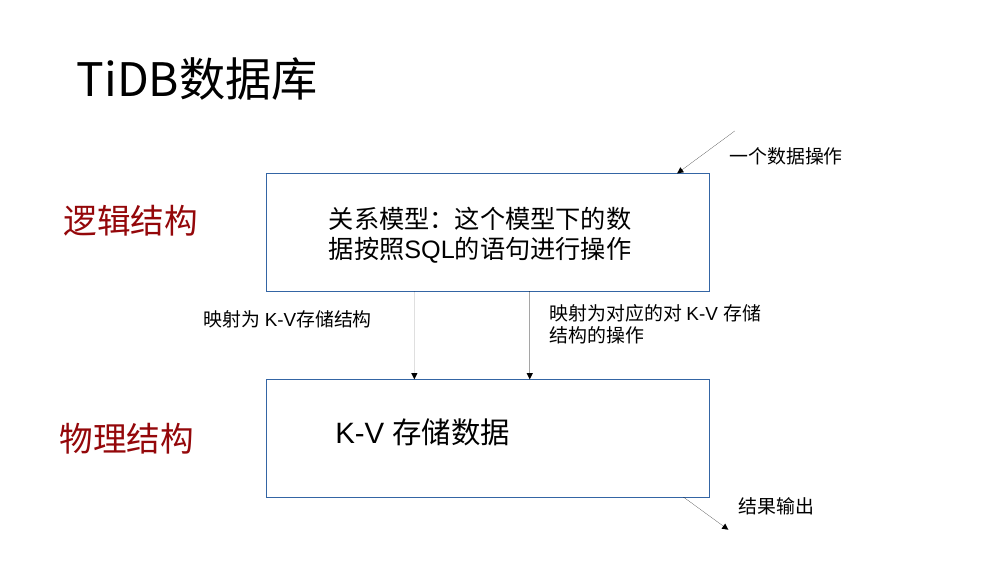
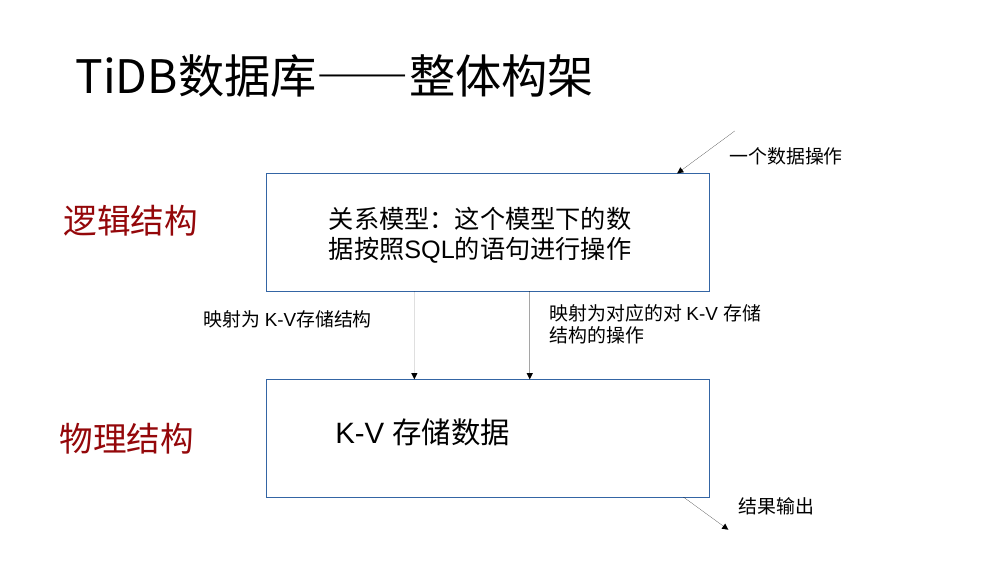
Before and after one commit to Doris404/Study-paper-channel, a slide deck: slide 5 of Chai' project/study material/notes/TiDB项目.pptx (slide 3 before the commit). Drawn at 1008x567 pixels with LibreOffice and Linux fonts; fonts in the diff are those of the drawing. Boxes give left, top, right and bottom in pixels: in the first picture for what was removed or moved away, otherwise in the second. Text is boxed around its words. In the diff, an @@ line names an element or a change of style, - is before the commit and + after.

```diff
--- a/Chai' project/study material/notes/TiDB项目.pptx
+++ b/Chai' project/study material/notes/TiDB项目.pptx
@@ text at [76, 54, 595, 97]: text changed @@
-TiDB数据库
+TiDB数据库——整体构架
```
Also in this commit, not shown: 5 other slides changed, 9 slides added.
